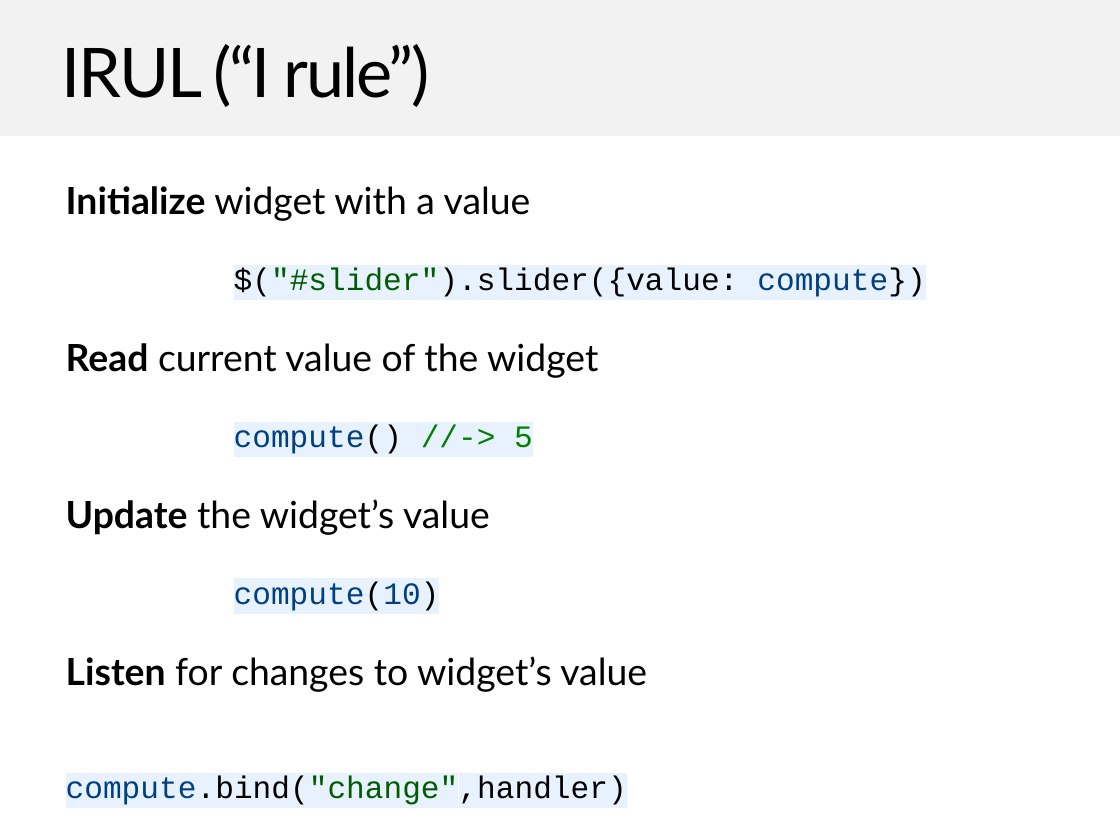
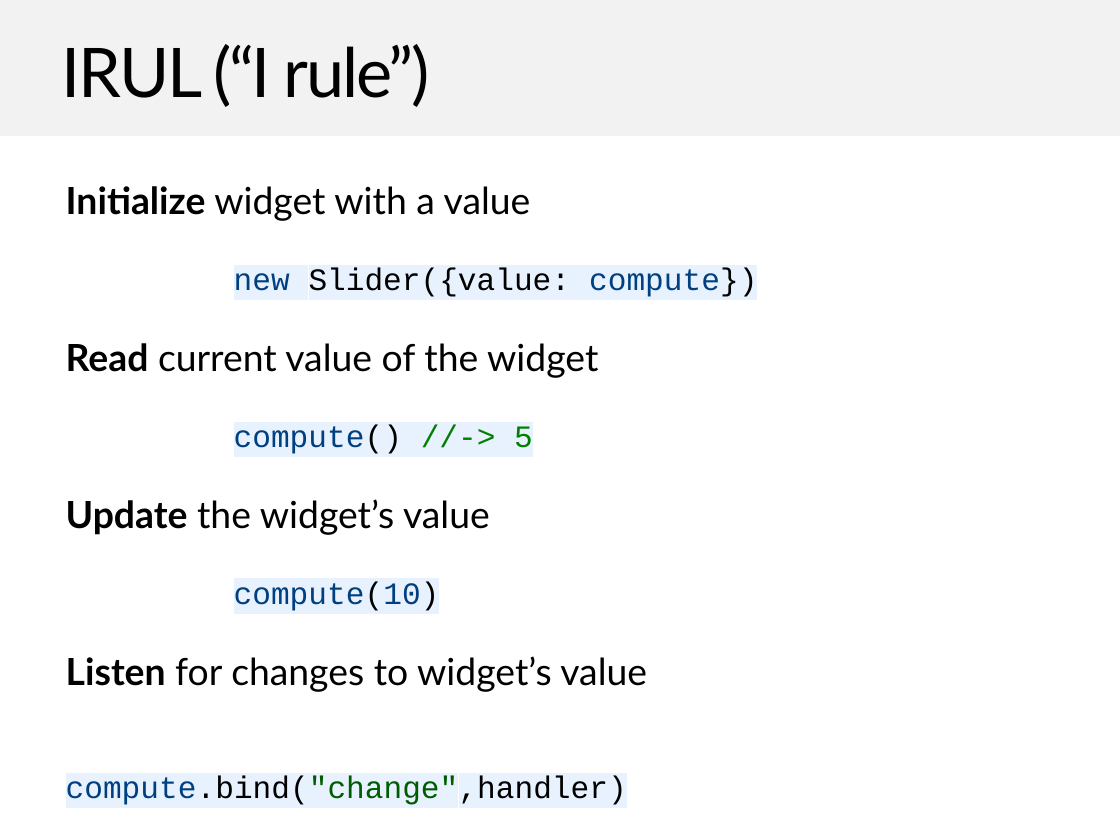
Before and after one commit to canjs/can-meetup, a slide deck: slide 19 of 3_compute/canjs-compute.pptx. Drawn at 1120x840 pixels with LibreOffice and Linux fonts; fonts in the diff are those of the drawing. Boxes give left, top, right and bottom in pixels: in the first picture for what was removed or moved away, otherwise in the second. Text is boxed around its words. In the diff, an @@ line names an element or a change of style, - is before the commit and + after.

```diff
--- a/3_compute/canjs-compute.pptx
+++ b/3_compute/canjs-compute.pptx
@@ text at <box>234,268,757,297</box>: text changed @@
-$("#slider").slider({value: compute})
+new Slider({value: compute})
```
Also in this commit, not shown: 2 other slides changed, 5 other files.
